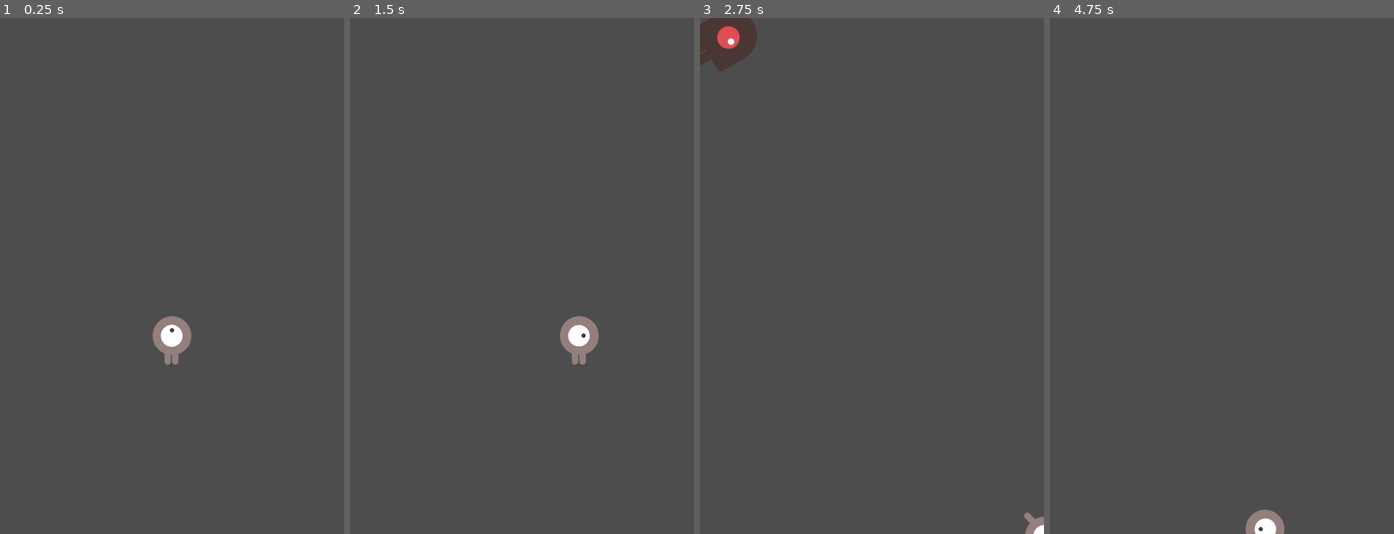
Above: before the commit, frames 1-4 (left to right).
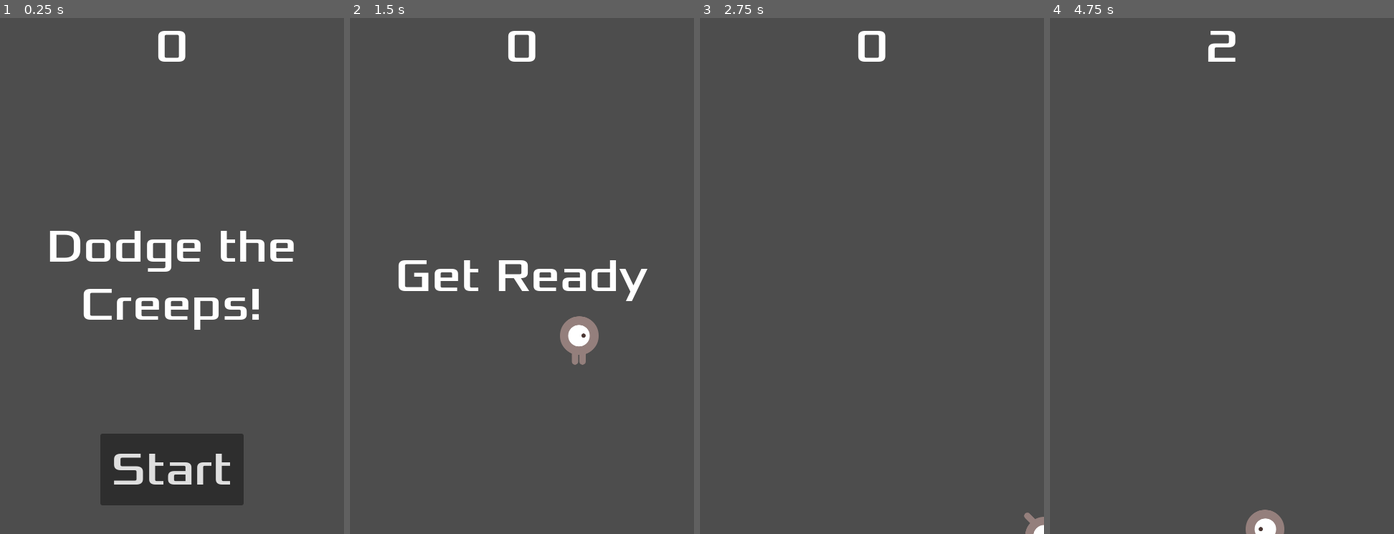
Above: after the commit, the same moments.

Repository: Lekolas01/Lukas_and_Patricks_Playground
Game: Godot game, scene res://main.tscn
Two runs of this game, one before a commit and one after it. Both use one fixed random seed, a clock stepped at 60 frames per second and the inputs below.
Inputs (mouse positions are in pixels of both pictures, inside the frame that each line leads up to):
- Up to frame 1 (0.25 s): no input
- Up to frame 2 (1.5 s): click (522, 472) at 0.5 s, where only the run after the commit has a clickable "Start"; tap Enter at 1.25 s; hold D (turn_right) from 1.28 s (still down)
- Up to frame 3 (2.75 s): release D (turn_right) at 2.03 s; hold S (backward_thrust) from 2.03 s (still down)
- Up to frame 4 (4.75 s): release S (backward_thrust) at 2.78 s; hold D (turn_right) 2.78-3.53 s; hold S (backward_thrust) 3.53-4.28 s; tap Space at 4.25 s; hold A (turn_left) from 4.28 s (still down)

The runs differ from the first frame. In frame 1, 9.7% of the frame differs, in the area x 14-86%, y 2-95%; in frame 2, 2.1%; in frame 3, 1.6%; in frame 4, 0.3%.

Commit message:
add HUD, enemy despawning

Diff:
--- /dev/null
+++ b/HUD.gd
@@ -0,0 +1,44 @@
+extends CanvasLayer
+
+# Notifies `Main` node that the button has been pressed
+signal start_game
+
+
+func show_message(text):
+	$Message.text = text
+	$Message.show()
+	$MessageTimer.start()
+
+
+func show_game_over():
+	show_message("Game Over")
+	# Wait until the MessageTimer has counted down.
+	await $MessageTimer.timeout
+
+	$Message.text = "Dodge the Creeps!"
+	$Message.show()
+	# Make a one-shot timer and wait for it to finish.
+	await get_tree().create_timer(1.0).timeout
+	$StartButton.show()
+
+
+func _on_start_button_pressed():
+	$StartButton.hide()
+	start_game.emit()
+
+func _on_message_timer_timeout():
+	$Message.hide()
+
+
+func update_score(score):
+	$ScoreLabel.text = str(score)
+
+
+# Called when the node enters the scene tree for the first time.
+func _ready():
+	pass # Replace with function body.
+
+
+# Called every frame. 'delta' is the elapsed time since the previous frame.
+func _process(delta):
+	pass
--- a/enemy.tscn
+++ b/enemy.tscn
@@ -48,7 +48,7 @@
 radius = 36.0
 height = 88.0
 
-[node name="Enemy" type="RigidBody2D"]
+[node name="Enemy" type="RigidBody2D" groups=["mobs"]]
 position = Vector2(724, 132)
 collision_mask = 0
 gravity_scale = 0.0
--- /dev/null
+++ b/hud.tscn
@@ -0,0 +1,65 @@
+[gd_scene load_steps=3 format=3 uid="uid://cgvevhvjx6xvi"]
+
+[ext_resource type="Script" path="res://HUD.gd" id="1_k50t4"]
+[ext_resource type="FontFile" uid="uid://c5csdg0duv64a" path="res://fonts/Xolonium-Regular.ttf" id="2_4kam5"]
+
+[node name="HUD" type="CanvasLayer"]
+script = ExtResource("1_k50t4")
+
+[node name="ScoreLabel" type="Label" parent="."]
+anchors_preset = 5
+anchor_left = 0.5
+anchor_right = 0.5
+offset_left = -162.0
+offset_right = 162.0
+offset_bottom = 81.0
+grow_horizontal = 2
+size_flags_horizontal = 4
+theme_override_fonts/font = ExtResource("2_4kam5")
+theme_override_font_sizes/font_size = 64
+text = "0"
+horizontal_alignment = 1
+vertical_alignment = 1
+justification_flags = 162
+
+[node name="Message" type="Label" parent="."]
+anchors_preset = 8
+anchor_left = 0.5
+anchor_top = 0.5
+anchor_right = 0.5
+anchor_bottom = 0.5
+offset_left = -240.0
+offset_top = -81.0
+offset_right = 240.0
+offset_bottom = 81.0
+grow_horizontal = 2
+grow_vertical = 2
+theme_override_fonts/font = ExtResource("2_4kam5")
+theme_override_font_sizes/font_size = 64
+text = "Dodge the Creeps!"
+horizontal_alignment = 1
+vertical_alignment = 1
+autowrap_mode = 2
+
+[node name="StartButton" type="Button" parent="."]
+anchors_preset = 7
+anchor_left = 0.5
+anchor_top = 1.0
+anchor_right = 0.5
+anchor_bottom = 1.0
+offset_left = -100.0
+offset_top = -140.0
+offset_right = 100.0
+offset_bottom = -40.0
+grow_horizontal = 2
+grow_vertical = 0
+theme_override_fonts/font = ExtResource("2_4kam5")
+theme_override_font_sizes/font_size = 64
+text = "Start"
+
+[node name="MessageTimer" type="Timer" parent="."]
+wait_time = 2.0
+one_shot = true
+
+[connection signal="pressed" from="StartButton" to="." method="_on_start_button_pressed"]
+[connection signal="timeout" from="MessageTimer" to="." method="_on_message_timer_timeout"]
--- a/main.gd
+++ b/main.gd
@@ -6,7 +6,7 @@
 
 # Called when the node enters the scene tree for the first time.
 func _ready():
-	new_game()
+	pass
 
 
 # Called every frame. 'delta' is the elapsed time since the previous frame.
@@ -14,8 +14,9 @@
 	pass
 
 func _on_score_timer_timeout():
-	print("score up!")
 	score += 1
+	$HUD.update_score(score)
+
 
 func _on_mob_timer_timeout():
 	# Create a new instance of the Mob scene.
@@ -53,9 +54,13 @@
 func game_over():
 	$ScoreTimer.stop()
 	$MobTimer.stop()
+	$HUD.show_game_over()
 
 
 func new_game():
 	score = 0
 	$Player.start($StartPosition.position)
 	$StartTimer.start()
+	$HUD.update_score(score)
+	$HUD.show_message("Get Ready")
+	get_tree().call_group("mobs", "queue_free")
--- a/main.tscn
+++ b/main.tscn
@@ -1,8 +1,9 @@
-[gd_scene load_steps=5 format=3 uid="uid://2uwd7idqpu5t"]
+[gd_scene load_steps=6 format=3 uid="uid://2uwd7idqpu5t"]
 
 [ext_resource type="Script" path="res://main.gd" id="1_u2pa6"]
 [ext_resource type="PackedScene" uid="uid://b25r6bbrhxgw6" path="res://enemy.tscn" id="1_uxu3v"]
 [ext_resource type="PackedScene" uid="uid://dfglc3xp8k7m5" path="res://player.tscn" id="2_opj78"]
+[ext_resource type="PackedScene" uid="uid://cgvevhvjx6xvi" path="res://hud.tscn" id="4_ck4qf"]
 
 [sub_resource type="Curve2D" id="Curve2D_3akm2"]
 _data = {
@@ -34,7 +35,10 @@
 
 [node name="MobSpawnLocation" type="PathFollow2D" parent="MobPath"]
 
+[node name="HUD" parent="." instance=ExtResource("4_ck4qf")]
+
 [connection signal="hit" from="Player" to="." method="game_over"]
 [connection signal="timeout" from="MobTimer" to="." method="_on_mob_timer_timeout"]
 [connection signal="timeout" from="ScoreTimer" to="." method="_on_score_timer_timeout"]
 [connection signal="timeout" from="StartTimer" to="." method="_on_start_timer_timeout"]
+[connection signal="start_game" from="HUD" to="." method="new_game"]
--- a/project.godot
+++ b/project.godot
@@ -12,7 +12,7 @@
 
 config/name="GameDev-Playground"
 run/main_scene="res://main.tscn"
-config/features=PackedStringArray("4.1", "Forward Plus")
+config/features=PackedStringArray("4.3", "Forward Plus")
 config/icon="res://icon.svg"
 
 [display]
@@ -25,21 +25,21 @@
 
 turn_right={
 "deadzone": 0.5,
-"events": [Object(InputEventKey,"resource_local_to_scene":fa …(172 unchanged characters)… eycode":68,"key_label":0,"unicode":100,"echo":false,"script":null)
+"events": [Object(InputEventKey,"resource_local_to_scene":fa …(172 unchanged characters)… eycode":68,"key_label":0,"unicode":100,"location":0,"echo":false,"script":null)
 ]
 }
 turn_left={
 "deadzone": 0.5,
-"events": [Object(InputEventKey,"resource_local_to_scene":fa …(171 unchanged characters)… keycode":65,"key_label":0,"unicode":97,"echo":false,"script":null)
+"events": [Object(InputEventKey,"resource_local_to_scene":fa …(171 unchanged characters)… keycode":65,"key_label":0,"unicode":97,"location":0,"echo":false,"script":null)
 ]
 }
 forward_thrust={
 "deadzone": 0.5,
-"events": [Object(InputEventKey,"resource_local_to_scene":fa …(172 unchanged characters)… eycode":87,"key_label":0,"unicode":119,"echo":false,"script":null)
+"events": [Object(InputEventKey,"resource_local_to_scene":fa …(172 unchanged characters)… eycode":87,"key_label":0,"unicode":119,"location":0,"echo":false,"script":null)
 ]
 }
 backward_thrust={
 "deadzone": 0.5,
-"events": [Object(InputEventKey,"resource_local_to_scene":fa …(172 unchanged characters)… eycode":83,"key_label":0,"unicode":115,"echo":false,"script":null)
+"events": [Object(InputEventKey,"resource_local_to_scene":fa …(172 unchanged characters)… eycode":83,"key_label":0,"unicode":115,"location":0,"echo":false,"script":null)
 ]
 }
